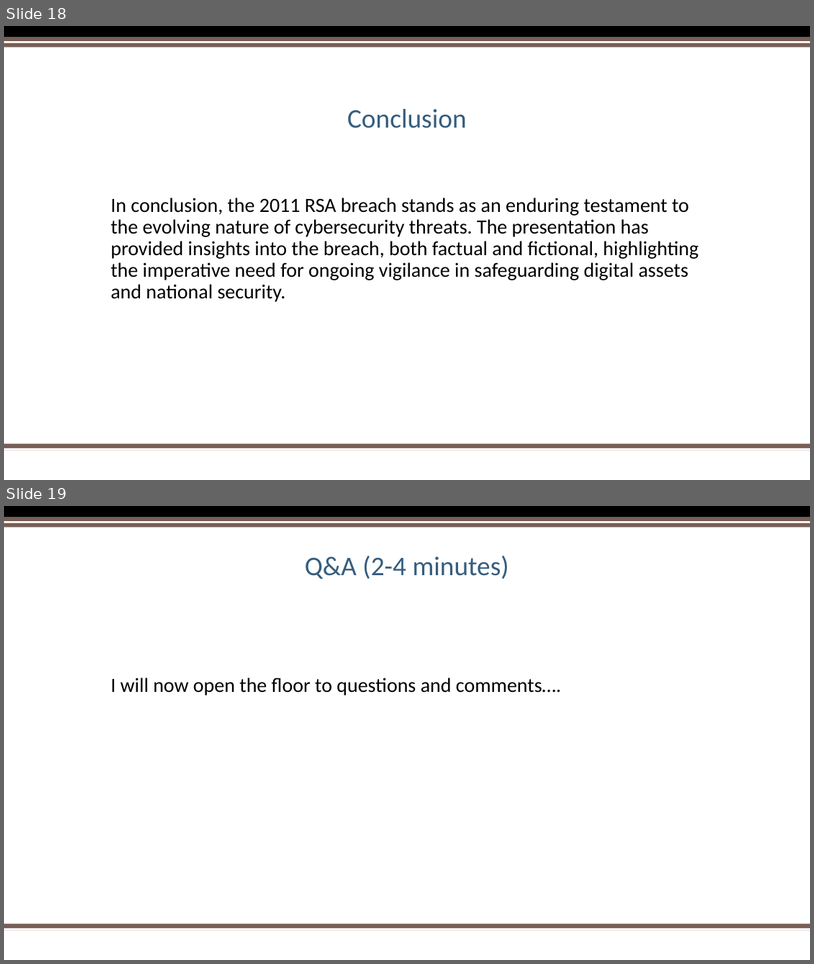
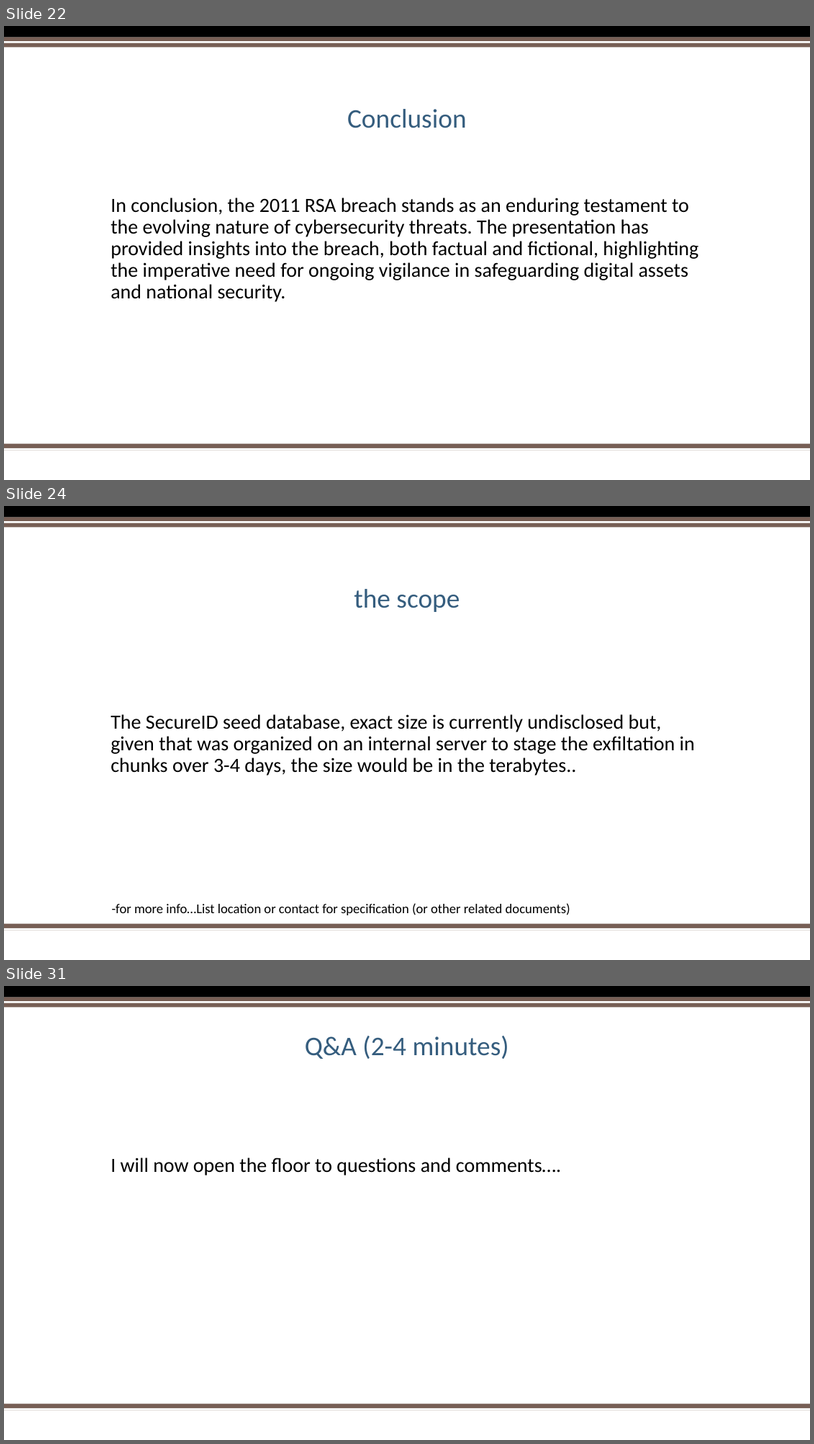
Before and after one commit to 0xTestbuild/IncidentResponseTeam8, a slide deck: lastname_Team8_FA_SlideDeck.pptx. Shown one above the other, each under a label of ours: slides 18 and 19 before the commit, slides 22, 24 and 31 after it; the slides between them are not shown. The pictures are 814x964 and 814x1444 pixels, drawn with LibreOffice and Linux fonts; fonts in the diff are those of the drawing; background and template pictures are left out. Boxes give left, top, right and bottom in pixels: in the first picture for what was removed or moved away, otherwise in the second. Text is boxed around its words. In the diff, an @@ line names an element or a change of style, - is before the commit and + after.

```diff
--- a/lastname_Team8_FA_SlideDeck.pptx
+++ b/lastname_Team8_FA_SlideDeck.pptx
@@ slide 24 added at <box>4,506,810,960</box>, background #FFFFFF; not listed: 5 template elements that a slide beside it also shows @@
@@ title added at <box>354,589,460,612</box>, 32 pt, text #355D7E @@
+the scope
@@ text added at <box>111,714,695,775</box>, 24 pt, text #000000 @@
+The SecureID seed database, exact size is currently undisclosed but, given that was organized on an internal server to stage the exfiltation in chunks over 3-4 days, the size would be in the terabytes..
@@ text added at <box>112,903,571,915</box>, 16 pt, text #000000 @@
+-for more info…List location or contact for specification (or other related documents)
@@ what was slide 18 is now slide 22 @@
@@ what was slide 19 is now slide 31 @@
```
Also in this commit, not shown: 1 slide changed, 12 other slides added, 1 slide removed.
